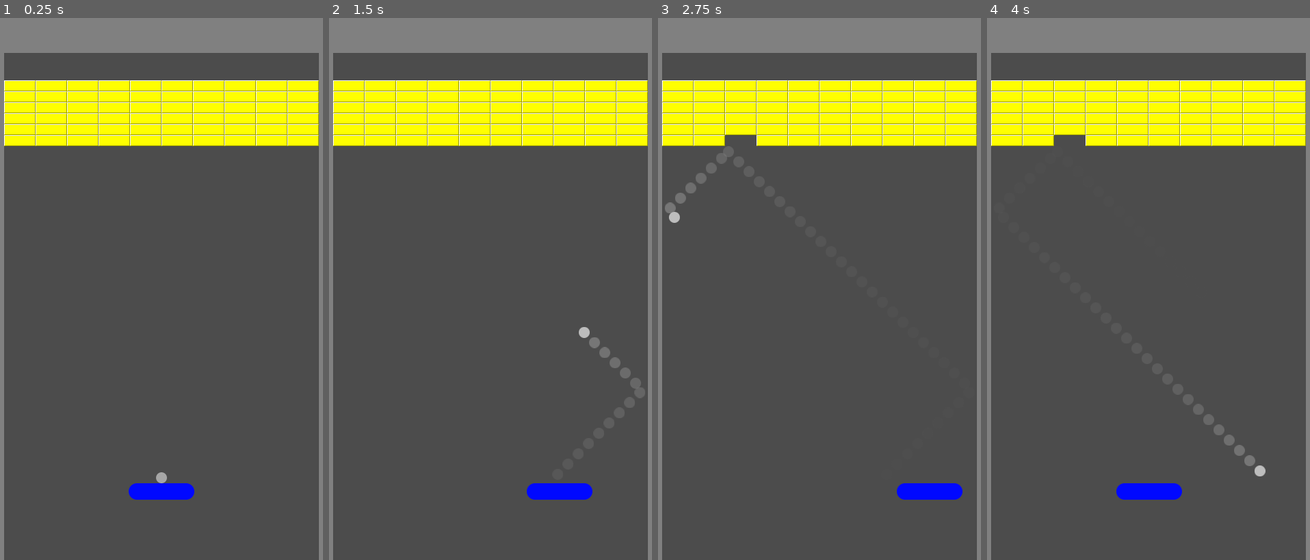
Above: before the commit, frames 1-4 (left to right).
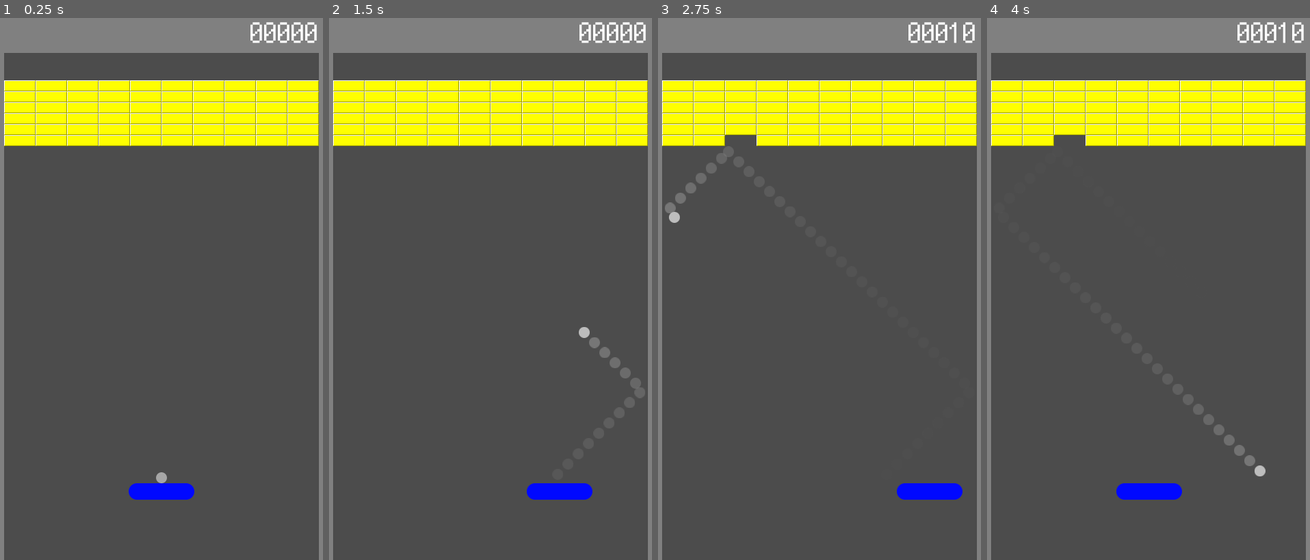
Above: after the commit, the same moments.

Repository: vivisuke/GodotBreak
Game: Godot game, scene res://MainScene.tscn
Two runs of this game, one before a commit and one after it. Both use one fixed random seed, a clock stepped at 60 frames per second and the inputs below.
Inputs:
- Up to frame 1 (0.25 s): no input
- Up to frame 2 (1.5 s): tap Enter at 0.5 s; hold Right (ui_right) 0.53-1.28 s; tap Space at 0.77 s; hold Left (ui_left) from 1.28 s (still down)
- Up to frame 3 (2.75 s): tap Space at 1.52 s; release Left (ui_left) at 2.03 s; hold Right (ui_right) from 2.03 s (still down)
- Up to frame 4 (4 s): tap Space at 3.02, 3.77 s; release Right (ui_right) at 3.53 s; hold Left (ui_left) from 3.53 s (still down)

The runs differ from the first frame. In frame 1, 0.4% of the frame differs, in the area x 77-99%, y 0-5%; in frame 2, 0.4%; in frame 3, 0.4%; in frame 4, 0.4%.

Commit message:
0018 ◎ C 05/01 05/06 0.001│ToDo│ブロック消去時：スコア+=10

Diff:
--- a/GodotBreak/MainScene.gd
+++ b/GodotBreak/MainScene.gd
@@ -22,6 +22,7 @@
 
 var pause : bool = true
 var started  : bool = false
+var score = 0
 var rot = 0.0
 onready var pad = $Pad
 var nBlocks = 0		# 残りブロック数
@@ -89,7 +90,9 @@
 		pad = $PadCircle
 		padRadius = PAD_CIRCLE_RADIUS
 		return
-
+func updateScoreLabel():
+	var txt = "%05d" % score
+	$ScoreLabel.text = txt
 func _physics_process(delta):
 	#$Pad.rotation += 5*delta
 	var dx = int(Input.is_action_pressed("ui_right")) - int(Input.is_action_pressed("ui_left"))
@@ -139,6 +142,8 @@
 				fiQueue.push_back(q)
 			nBlocks -= 1
 			#print("nBlocks = ", nBlocks)
+			score += 10
+			updateScoreLabel()
 			if nBlocks == 0:
 				init()
 	pass
--- a/GodotBreak/MainScene.tscn
+++ b/GodotBreak/MainScene.tscn
@@ -1,9 +1,10 @@
-[gd_scene load_steps=10 format=2]
+[gd_scene load_steps=12 format=2]
 
 [ext_resource path="res://images/Ball16x16.png" type="Texture" id=1]
 [ext_resource path="res://MainScene.gd" type="Script" id=2]
 [ext_resource path="res://images/Pad96x24.png" type="Texture" id=3]
 [ext_resource path="res://images/Pad96x96.png" type="Texture" id=4]
+[ext_resource path="res://PixelMplus12-Regular.ttf" type="DynamicFontData" id=5]
 
 [sub_resource type="RectangleShape2D" id=1]
 extents = Vector2( 10, 400 )
@@ -18,8 +19,12 @@
 [sub_resource type="CircleShape2D" id=4]
 radius = 48.0
 
-[sub_resource type="CircleShape2D" id=6]
+[sub_resource type="CircleShape2D" id=5]
 radius = 8.0
+
+[sub_resource type="DynamicFont" id=6]
+size = 40
+font_data = ExtResource( 5 )
 
 [node name="MainScene" type="Node2D"]
 script = ExtResource( 2 )
@@ -112,10 +117,21 @@
 texture = ExtResource( 1 )
 
 [node name="CollisionShape2D" type="CollisionShape2D" parent="Ball"]
-shape = SubResource( 6 )
+shape = SubResource( 5 )
 
 [node name="Timer" type="Timer" parent="Ball"]
 wait_time = 0.05
 autostart = true
 
+[node name="ScoreLabel" type="Label" parent="."]
+margin_left = 380.075
+margin_top = 7.99323
+margin_right = 480.075
+margin_bottom = 51.9932
+custom_fonts/font = SubResource( 6 )
+text = "00000"
+__meta__ = {
+"_edit_use_anchors_": false
+}
+
 [connection signal="timeout" from="Ball/Timer" to="." method="_on_BallTimer_timeout"]
Not shown, changed: GodotBreak.spr
